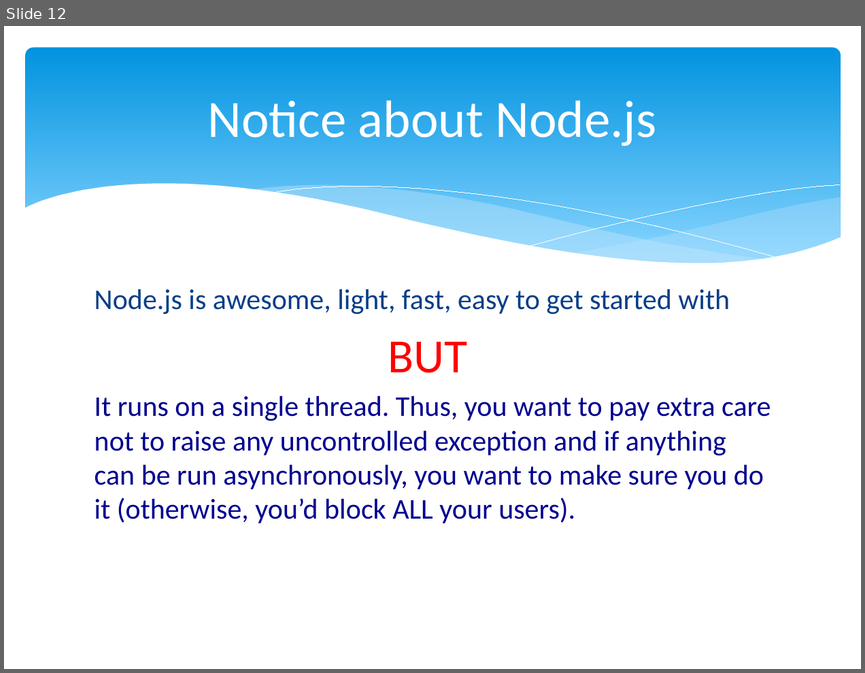
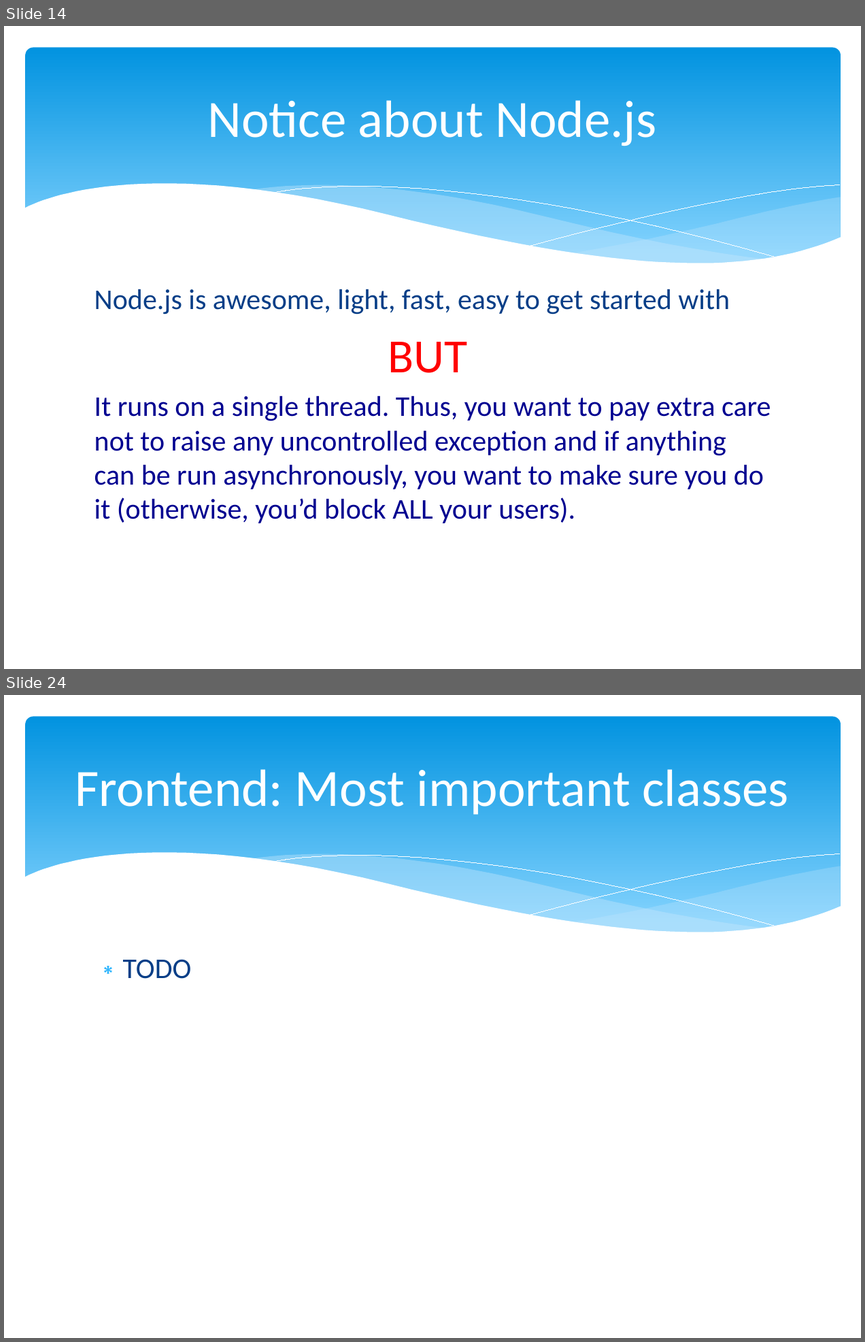
Before and after one commit to xgillard/web_alloy, a slide deck: documentation/GettingStarted.pptx. Shown one above the other, each under a label of ours: slide 12 before the commit, slides 14 and 24 after it; the slides between them are not shown. The pictures are 865x673 and 865x1342 pixels, drawn with LibreOffice and Linux fonts; fonts in the diff are those of the drawing. Boxes give left, top, right and bottom in pixels: in the first picture for what was removed or moved away, otherwise in the second. Text is boxed around its words. In the diff, an @@ line names an element or a change of style, - is before the commit and + after.

```diff
--- a/documentation/GettingStarted.pptx
+++ b/documentation/GettingStarted.pptx
@@ slide 24 added at <box>4,695,861,1338</box>, background #FFFFFF; not listed: 6 template elements that a slide beside it also shows @@
@@ title added at <box>75,769,789,815</box>, 44 pt, text #FFFFFF @@
+Frontend: Most important classes
@@ text added at <box>123,959,192,979</box>, 24 pt, text #073E87 @@
+∗ TODO
@@ what was slide 12 is now slide 14 @@
```
Also in this commit, not shown: 3 slides changed, 12 other slides added.
